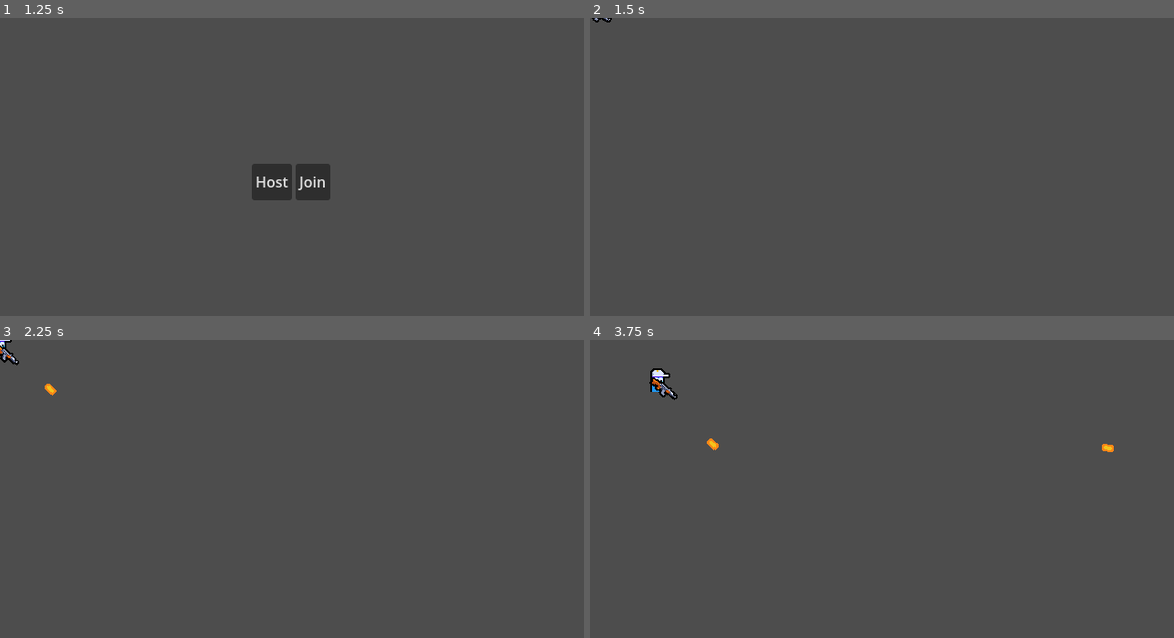
Above: before the commit, frames 1-4 (two rows, left to right).
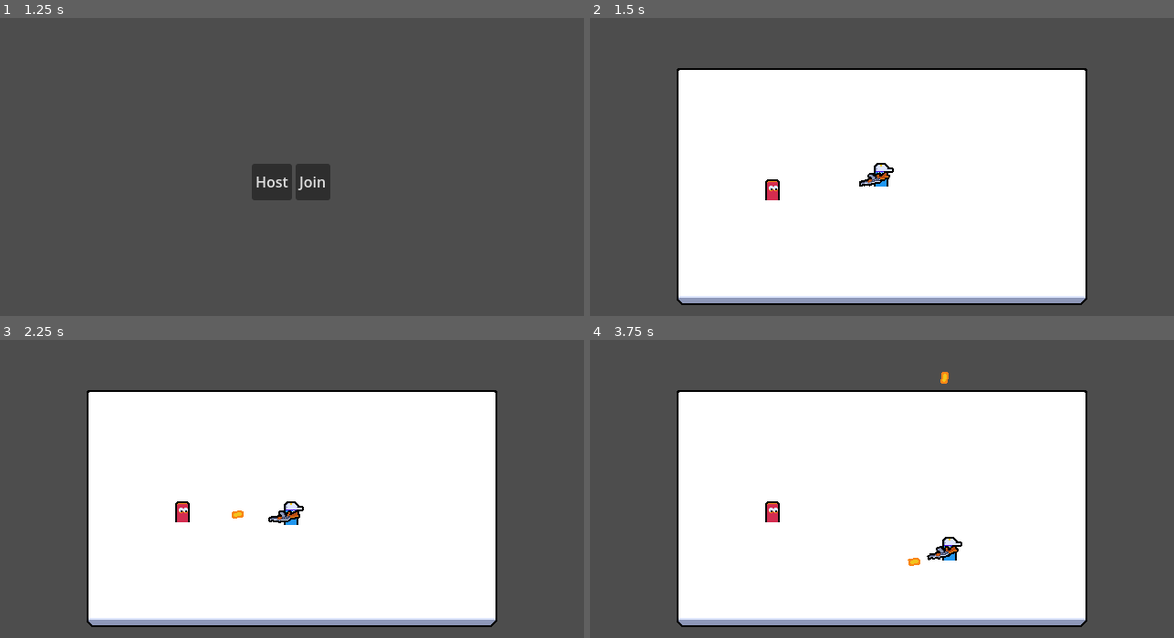
Above: after the commit, the same moments.

Repository: quangtran666/2D-Mutiplayer
Game: Godot game, scene res://ui/main_menu/main_menu.tscn
Two runs of this game, one before a commit and one after it. Both use one fixed random seed, a clock stepped at 60 frames per second and the inputs below.
Inputs (mouse positions are in pixels of both pictures, inside the frame that each line leads up to):
- Up to frame 1 (1.25 s): tap Enter at 0.5 s; move the mouse to (420, 167) at 0.52 s; press the mouse at (420, 167) at 0.53 s; hold D (move_right) from 0.53 s (still down)
- Up to frame 2 (1.5 s): release D (move_right) at 1.25 s; release the mouse at (1010, 167) at 1.25 s; click "Host" at 1.25 s
- Up to frame 3 (2.25 s): tap Space at 2 s; move the mouse to (175, 521) at 2.02 s; hold S (move_down) from 2.03 s (still down); click (175, 521) at 2.1 s
- Up to frame 4 (3.75 s): move the mouse to (940, 432) at 2.77 s; release S (move_down) at 2.78 s; press the mouse at (940, 432) at 2.78 s; hold D (move_right) 2.78-3.53 s; move the mouse to (852, 569) at 3.52 s; release the mouse at (852, 569) at 3.53 s; hold W (move_up) from 3.53 s (still down); click (852, 569) at 3.6 s

Frame 1 is identical in both runs. In frame 2, 56% of the frame differs, in the area x 0-86%, y 0-97%; in frame 3, 56%; in frame 4, 56%, in the area x 10-90%, y 9-97%.

Commit message:
Add enemy mechanics and arena assets
- Introduced enemy entity with health and collision handling in enemy.gd.
- Added enemy scene and associated assets for visual representation.
- Implemented enemy spawning in main.gd, positioned at a fixed location.
- Created arena background texture and integrated it into the main scene.
- Updated player mechanics to include fire rate control and bullet creation logic.
- Enhanced player input synchronizer to track attack actions.
- Added static bodies for collision in the arena layout.

Diff:
--- a/components/player_input_synchronizer_component.gd
+++ b/components/player_input_synchronizer_component.gd
@@ -5,6 +5,7 @@
 
 var movement_vector: Vector2 = Vector2.ZERO
 var aim_vector: Vector2 = Vector2.RIGHT
+var is_attack_pressed: bool = false
 
 func _process(_delta: float) -> void:
     if is_multiplayer_authority():
@@ -13,3 +14,4 @@
 func gather_input() -> void:
     movement_vector = Input.get_vector("move_left", "move_right", "move_up", "move_down")
     aim_vector = aim_root.global_position.direction_to(aim_root.get_global_mouse_position())
+    is_attack_pressed = Input.is_action_pressed("attack")
--- a/components/player_input_synchronizer_component.tscn
+++ b/components/player_input_synchronizer_component.tscn
@@ -9,6 +9,9 @@
 properties/1/path = NodePath(".:aim_vector")
 properties/1/spawn = true
 properties/1/replication_mode = 1
+properties/2/path = NodePath(".:is_attack_pressed")
+properties/2/spawn = true
+properties/2/replication_mode = 2
 
 [node name="PlayerInputSynchronizerComponent" type="MultiplayerSynchronizer"]
 root_path = NodePath(".")
--- a/entities/bullet/bullet.gd
+++ b/entities/bullet/bullet.gd
@@ -3,7 +3,12 @@
 
 const SPEED: int = 600
 
+@onready var life_timer: Timer = $LifeTimer
+
 var direction: Vector2
+
+func _ready() -> void:
+    life_timer.timeout.connect(_on_life_timer_timeout)
 
 func _process(delta: float) -> void:
     global_position += direction * SPEED * delta
@@ -11,3 +16,10 @@
 func start(direction: Vector2) -> void:
     self.direction = direction
     rotation = direction.angle()
+
+func register_collision() -> void:
+    queue_free()
+
+func _on_life_timer_timeout() -> void:
+    if is_multiplayer_authority():
+        queue_free()
--- a/entities/bullet/bullet.tscn
+++ b/entities/bullet/bullet.tscn
@@ -1,10 +1,38 @@
-[gd_scene load_steps=3 format=3 uid="uid://b0cv4kf3ow4ae"]
+[gd_scene load_steps=5 format=3 uid="uid://b0cv4kf3ow4ae"]
 
 [ext_resource type="Script" uid="uid://v7c6ifh3njf4" path="res://entities/bullet/bullet.gd" id="1_2kyv7"]
 [ext_resource type="Texture2D" uid="uid://dx1j7d8vy4yww" path="res://entities/bullet/bullet.png" id="1_78c8h"]
 
+[sub_resource type="SceneReplicationConfig" id="SceneReplicationConfig_2kyv7"]
+properties/0/path = NodePath(".:global_position")
+properties/0/spawn = true
+properties/0/replication_mode = 0
+properties/1/path = NodePath(".:rotation")
+properties/1/spawn = true
+properties/1/replication_mode = 0
+properties/2/path = NodePath(".:direction")
+properties/2/spawn = true
+properties/2/replication_mode = 0
+
+[sub_resource type="CircleShape2D" id="CircleShape2D_2kyv7"]
+
 [node name="Bullet" type="Node2D"]
 script = ExtResource("1_2kyv7")
 
+[node name="MultiplayerSynchronizer" type="MultiplayerSynchronizer" parent="."]
+replication_config = SubResource("SceneReplicationConfig_2kyv7")
+
+[node name="LifeTimer" type="Timer" parent="."]
+wait_time = 2.0
+one_shot = true
+autostart = true
+
+[node name="Area2D" type="Area2D" parent="."]
+collision_layer = 256
+collision_mask = 0
+
+[node name="CollisionShape2D" type="CollisionShape2D" parent="Area2D"]
+shape = SubResource("CircleShape2D_2kyv7")
+
 [node name="Sprite2D" type="Sprite2D" parent="."]
 texture = ExtResource("1_78c8h")
--- /dev/null
+++ b/entities/enemy/enemy.gd
@@ -0,0 +1,23 @@
+class_name Enemy
+extends CharacterBody2D
+
+@onready var area_2d: Area2D = $Area2D
+
+var current_health: int = 5
+
+func _ready() -> void:
+    area_2d.area_entered.connect(_on_area_entered)
+
+func handle_hit() -> void:
+    current_health -= 1
+    if current_health <= 0:
+        queue_free()
+
+func _on_area_entered(area: Area2D) -> void:
+    if !is_multiplayer_authority():
+        return
+
+    if area.owner is Bullet:
+        var bullet = area.owner as Bullet
+        bullet.register_collision()
+        handle_hit()
--- /dev/null
+++ b/entities/enemy/enemy.tscn
@@ -0,0 +1,41 @@
+[gd_scene load_steps=6 format=3 uid="uid://cs3uxguww5dtr"]
+
+[ext_resource type="Script" uid="uid://xoicxpxlueb4" path="res://entities/enemy/enemy.gd" id="1_im2q6"]
+[ext_resource type="Texture2D" uid="uid://v52hje6f3n40" path="res://entities/enemy/enemy_medium.png" id="1_ksmh7"]
+
+[sub_resource type="SceneReplicationConfig" id="SceneReplicationConfig_im2q6"]
+properties/0/path = NodePath(".:global_position")
+properties/0/spawn = true
+properties/0/replication_mode = 0
+
+[sub_resource type="RectangleShape2D" id="RectangleShape2D_ksmh7"]
+size = Vector2(16, 24)
+
+[sub_resource type="CircleShape2D" id="CircleShape2D_ksmh7"]
+radius = 4.0
+
+[node name="Enemy" type="CharacterBody2D"]
+collision_layer = 0
+motion_mode = 1
+script = ExtResource("1_im2q6")
+
+[node name="MultiplayerSynchronizer" type="MultiplayerSynchronizer" parent="."]
+replication_config = SubResource("SceneReplicationConfig_im2q6")
+
+[node name="Area2D" type="Area2D" parent="."]
+position = Vector2(0, -11)
+collision_layer = 0
+collision_mask = 256
+
+[node name="CollisionShape2D" type="CollisionShape2D" parent="Area2D"]
+position = Vector2(0, -1)
+shape = SubResource("RectangleShape2D_ksmh7")
+
+[node name="Sprite2D" type="Sprite2D" parent="."]
+texture = ExtResource("1_ksmh7")
+centered = false
+offset = Vector2(-8, -23)
+
+[node name="CollisionShape2D" type="CollisionShape2D" parent="."]
+position = Vector2(0, -4)
+shape = SubResource("CircleShape2D_ksmh7")
--- a/entities/player/player.gd
+++ b/entities/player/player.gd
@@ -3,6 +3,7 @@
 
 @onready var player_input_synchronizer_component: PlayerInputSynchronizerComponent = $PlayerInputSynchronizerComponent
 @onready var weapon_root: Node2D = $WeaponRoot
+@onready var fire_rate_timer: Timer = $FireRateTimer
 
 var bullet_scene: PackedScene = preload("res://entities/bullet/bullet.tscn")
 
@@ -11,19 +12,21 @@
 func _ready() -> void:
     player_input_synchronizer_component.set_multiplayer_authority(input_multiplayer_authority)
 
-func _input(event: InputEvent) -> void:
-    if event.is_action_pressed("attack"):
-        create_bullet()
-
 func _process(_delta: float) -> void:
     weapon_root.look_at(weapon_root.global_position + player_input_synchronizer_component.aim_vector)
 
     if is_multiplayer_authority():
         velocity = player_input_synchronizer_component.movement_vector * 100
         move_and_slide()
+        if player_input_synchronizer_component.is_attack_pressed:
+            try_create_bullet()
 
-func create_bullet() -> void:
+func try_create_bullet() -> void:
+    if !fire_rate_timer.is_stopped():
+        return
+
     var bullet := bullet_scene.instantiate() as Bullet
     bullet.global_position = weapon_root.global_position
-    get_parent().add_child(bullet)
     bullet.start(player_input_synchronizer_component.aim_vector)
+    get_parent().add_child(bullet, true)
+    fire_rate_timer.start()
--- a/entities/player/player.tscn
+++ b/entities/player/player.tscn
@@ -13,6 +13,8 @@
 [sub_resource type="CircleShape2D" id="CircleShape2D_sfv1e"]
 
 [node name="Player" type="CharacterBody2D"]
+collision_layer = 0
+motion_mode = 1
 script = ExtResource("1_symyc")
 
 [node name="PlayerInputSynchronizerComponent" parent="." node_paths=PackedStringArray("aim_root") instance=ExtResource("2_abrql")]
@@ -20,6 +22,10 @@
 
 [node name="MultiplayerSynchronizer" type="MultiplayerSynchronizer" parent="."]
 replication_config = SubResource("SceneReplicationConfig_abrql")
+
+[node name="FireRateTimer" type="Timer" parent="."]
+wait_time = 0.25
+one_shot = true
 
 [node name="Sprite2D" type="Sprite2D" parent="."]
 texture = ExtResource("3_sglur")
--- a/main.gd
+++ b/main.gd
@@ -1,17 +1,25 @@
 extends Node
 
 var player_scene: PackedScene = preload("res://entities/player/player.tscn")
+var enemy_scene: PackedScene = preload("res://entities/enemy/enemy.tscn")
 
 @onready var multiplayer_spawner: MultiplayerSpawner = $MultiplayerSpawner
+@onready var player_spawn_position: Marker2D = $PlayerSpawnPosition
 
 func _ready() -> void:
 	multiplayer_spawner.spawn_function = func (data: Variant) -> Node:
 		var player := player_scene.instantiate() as Player
 		player.name = str(data.peer_id)
 		player.input_multiplayer_authority = data.peer_id
+		player.global_position = player_spawn_position.global_position
 		return player
 
 	peer_ready.rpc_id(1)
+
+	if is_multiplayer_authority():
+		var enemy = enemy_scene.instantiate() as Enemy
+		enemy.position = Vector2.ONE * 200
+		add_child(enemy)
 
 @rpc("any_peer", "call_local", "reliable")
 func peer_ready() -> void:
--- a/main.tscn
+++ b/main.tscn
@@ -1,9 +1,60 @@
-[gd_scene load_steps=2 format=3 uid="uid://bpwfgkjf2kihj"]
+[gd_scene load_steps=5 format=3 uid="uid://bpwfgkjf2kihj"]
 
 [ext_resource type="Script" uid="uid://cwf2l7rp25pib" path="res://main.gd" id="1_0xm2m"]
+[ext_resource type="Texture2D" uid="uid://qyv2xhulqyws" path="res://assets/arena.png" id="2_0xm2m"]
+
+[sub_resource type="RectangleShape2D" id="RectangleShape2D_0xm2m"]
+size = Vector2(32, 300)
+
+[sub_resource type="RectangleShape2D" id="RectangleShape2D_h2yge"]
+size = Vector2(500, 37)
 
 [node name="Main" type="Node"]
 script = ExtResource("1_0xm2m")
 
 [node name="MultiplayerSpawner" type="MultiplayerSpawner" parent="."]
+_spawnable_scenes = PackedStringArray("uid://b0cv4kf3ow4ae", "uid://cs3uxguww5dtr")
 spawn_path = NodePath("..")
+
+[node name="PlayerSpawnPosition" type="Marker2D" parent="."]
+position = Vector2(320, 185)
+metadata/_edit_lock_ = true
+
+[node name="Arena" type="Sprite2D" parent="."]
+position = Vector2(320, 185)
+texture = ExtResource("2_0xm2m")
+metadata/_edit_lock_ = true
+
+[node name="StaticBodies" type="Node2D" parent="."]
+
+[node name="StaticBody2D" type="StaticBody2D" parent="StaticBodies"]
+position = Vector2(79, 181)
+collision_mask = 0
+
+[node name="CollisionShape2D" type="CollisionShape2D" parent="StaticBodies/StaticBody2D"]
+shape = SubResource("RectangleShape2D_0xm2m")
+metadata/_edit_lock_ = true
+
+[node name="StaticBody2D2" type="StaticBody2D" parent="StaticBodies"]
+position = Vector2(562, 181)
+collision_mask = 0
+
+[node name="CollisionShape2D" type="CollisionShape2D" parent="StaticBodies/StaticBody2D2"]
+shape = SubResource("RectangleShape2D_0xm2m")
+metadata/_edit_lock_ = true
+
+[node name="StaticBody2D3" type="StaticBody2D" parent="StaticBodies"]
+position = Vector2(311, 42)
+collision_mask = 0
+
+[node name="CollisionShape2D" type="CollisionShape2D" parent="StaticBodies/StaticBody2D3"]
+position = Vector2(0, -4)
+shape = SubResource("RectangleShape2D_h2yge")
+
+[node name="StaticBody2D4" type="StaticBody2D" parent="StaticBodies"]
+position = Vector2(311, 328)
+collision_mask = 0
+
+[node name="CollisionShape2D" type="CollisionShape2D" parent="StaticBodies/StaticBody2D4"]
+position = Vector2(0, -4)
+shape = SubResource("RectangleShape2D_h2yge")
--- a/project.godot
+++ b/project.godot
@@ -53,6 +53,11 @@
 ]
 }
 
+[layer_names]
+
+2d_physics/layer_1="Terrain"
+2d_physics/layer_9="Bullet"
+
 [rendering]
 
 textures/canvas_textures/default_texture_filter=0
Binary file added: assets/arena.png
Not shown, added: assets/arena.png.import
Not shown, added: entities/enemy/enemy.gd.uid
Binary file added: entities/enemy/enemy_medium.png
Not shown, added: entities/enemy/enemy_medium.png.import
